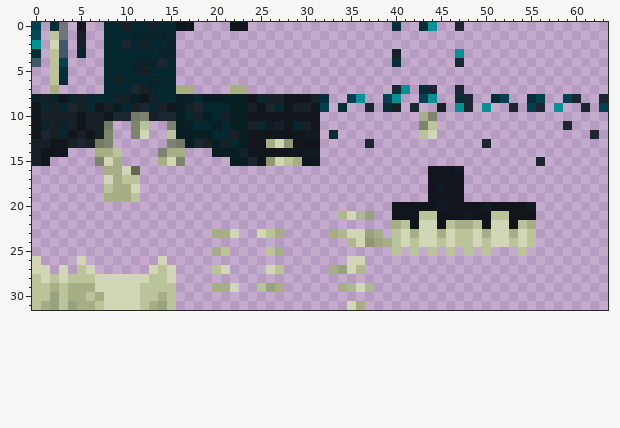
One commit to this pixel-art sprite: assets/minecraft/optifine/cit/warden_armor_layer_1.png. This is how it looked before the edit.
The file is 64x32 pixels. Colours within 5 levels of each other are drawn and written as one.
New version:
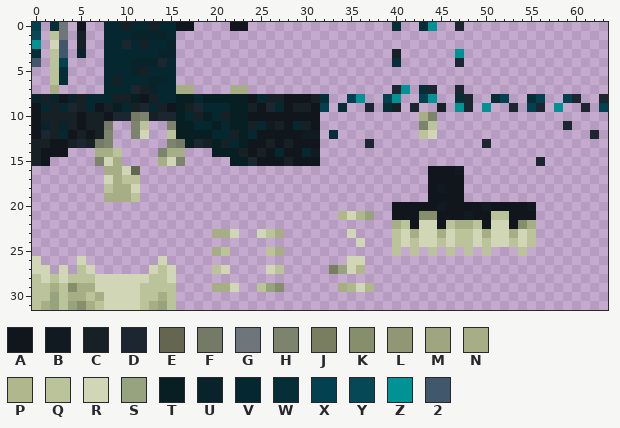
Palette (. is transparent): A #10161b  B #121a21  C #162025  D #1c2630  E #64664f  F #747a66  G #6e757b  H #7c846d  J #787e5f  K #878e6c  L #919674  M #9fa57e  N #a7ad84  P #b0b78c  Q #bbc39b  R #d1d6b6  S #97a37f  T #071e23  U #082329  V #05272f  W #062e37  X #034150  Y #074857  Z #009295  2 #40576c
What changed:
@@ x 22..32 @@
 11 TTCVBCAVCA.
-12 CTAAAAAABB.
-13 VTAANRLAAA.
-14 TCAAAAAABB.
-15 TTDALRQNAA.
+12 CTVAAAAABB.
+13 VTAACACAAA.
+14 TCACAVAAVB.
+15 TTDAAACAAA.
 16 ...........
@@ x 0..63 @@
 20 ........................................AAAAABAAAABAAAAB........
-21 ..................................PRPS..AAAQQAAABAAQQAAA........
-22 ........................................NQARRAQNNQARRAQN........
-23 ....................NNR..RQN.....NPRRSN.QRNRRNRQQRNRRNRQ........
-24 ...................................PRLMNQRQRRQRQQRQRRQRQ........
+21 ..................................PRPS..AAAKKAAABAAQQAAA........
+22 ........................................NQARRAQNNQARRAKN........
+23 ....................NNR..RQN.......R....QRNRRNRQQRNRRNRQ........
+24 ....................................R...QRQRRQRQQRQRRQRQ........
 25 ....................NQ....QN............Q.Q.Q.Q.Q.Q...Q.........
 26 R....R........R....................RR...........................
-27 RR.R.QR......RQR....QR....RQ.....NSRP...........................
+27 RR.R.QR......RQR....QR....RQ.....JSRP...........................
 28 QRQRQQQRRRRRRQQR................................................
-29 QQNQNNNRRRRRQQQQ....NNR..QSN......NPRP..........................
+29 QQNQKNNRRRRRQQQQ....NNR..QSK......NPRP..........................
 30 QQSQNNQNRRRRQQNQ................................................
-31 QNSQSNNQRRRRQNSQ...................RN...........................
+31 QNSQSKNQRRRRQNSQ................................................
